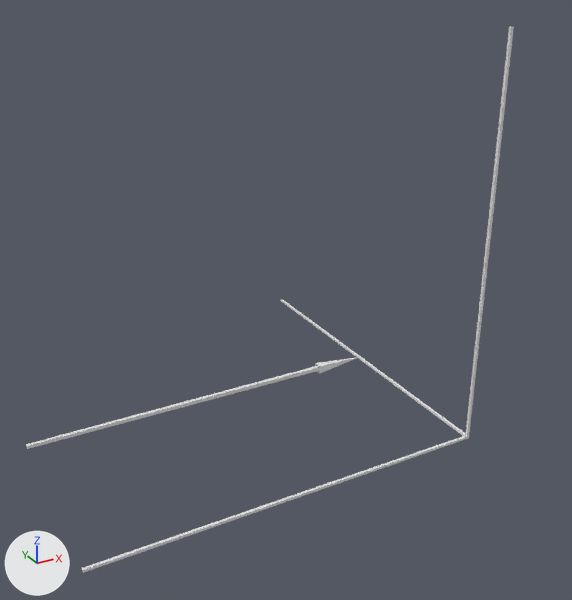
Renders of the Blender file SourceData/Debugs.blend from each side of a commit.
The view is the same before and after, from a 50 mm camera at (-74.5, -77.4, 68.5) aimed at (-21.6, 18.7, 20.4). Every picture has the same lights, and +X, +Y and +Z are marked at lower left. The older version comes first.

Names of what the first picture shows: 'Arrow', 'Gizmo'.
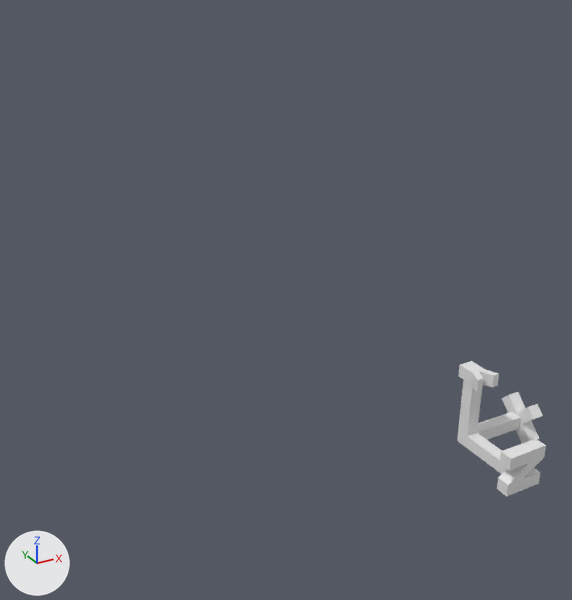
What differs and where, as boxes (x1, y1, x2, y2) in the pictures (572 x 600 px; the box of a moved part takes in the faces that stretch with it):
'Gizmo', reshaped, turned, rescaled: before (82, 26, 514, 573); after (457, 361, 546, 496)
'Arrow', deleted: before (26, 357, 358, 449)
part 1 of me_cube, added: after (458, 361, 499, 392)
part 2 of me_cube, added: after (502, 392, 543, 443)
part 3 of me_cube, added: after (497, 439, 546, 496)
part 4 of me_cube, moved or reshaped: before (82, 26, 514, 573); after (457, 380, 521, 474)

The change in detail:
me_cube is used by ob_gizmo; location (0.0, 0.0, 0.0); scale (0.2, 0.2, 0.2).
me_cube had 17 vertices, 15 faces and spanned x -300.0..1.0, y -1.0..300.0, z -1.0..300.0.
me_cube now has 98 vertices, 90 faces and spans x -12.0..3.0, y -4.0..12.0, z -4.0..12.0.
me_cube part 1: a new loose piece of 26 vertices spanning x -2.0..2.0, y -2.0..3.0, z 10.0..12.0, in mat_material (its picture is missing).
me_cube part 2: a new loose piece of 24 vertices spanning x -12.0..-10.0, y -4.0..4.0, z -4.0..4.0, in mat_material (its picture is missing).
me_cube part 3: a new loose piece of 24 vertices spanning x -3.0..3.0, y 10.0..12.0, z -2.0..5.0, in mat_material (its picture is missing).
Part 4, on me_cube:
12 vertices are removed from x -300.0..1.0, y -1.0..300.0, z -1.0..300.0.
15 faces are deleted.
19 vertices are added at x -11.0..1.0, y -1.0..11.0, z -1.0..11.0.
22 new faces join them.
Object 'Arrow' (ob_arrow) is deleted.
Object 'Gizmo' (ob_gizmo) is rescaled from (0.2, 0.2, 0.2) to (1.0, 1.0, 1.0).
Object 'Gizmo' (ob_gizmo) turns from (0, 0, 0) to (0, 0, -180) degrees about x, y and z.
